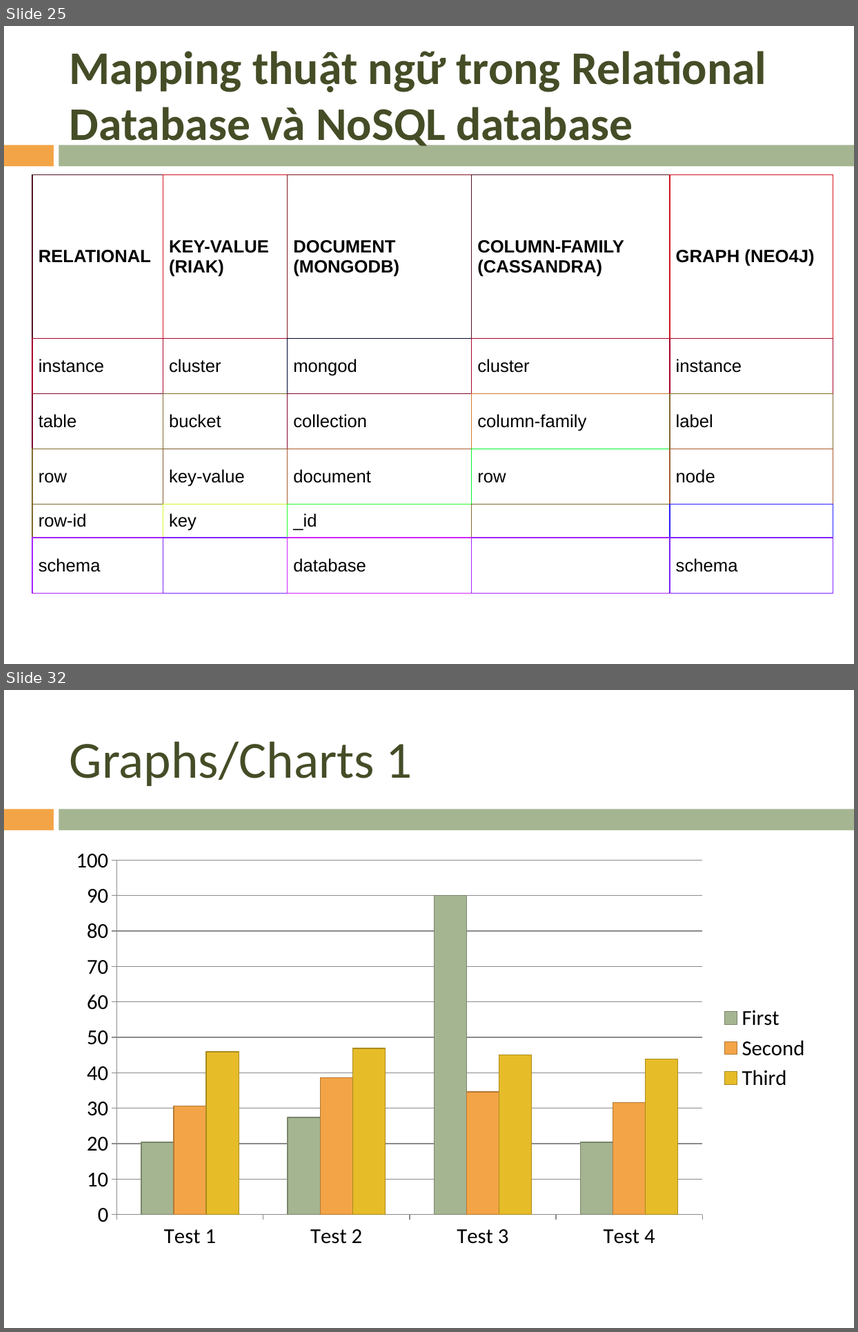
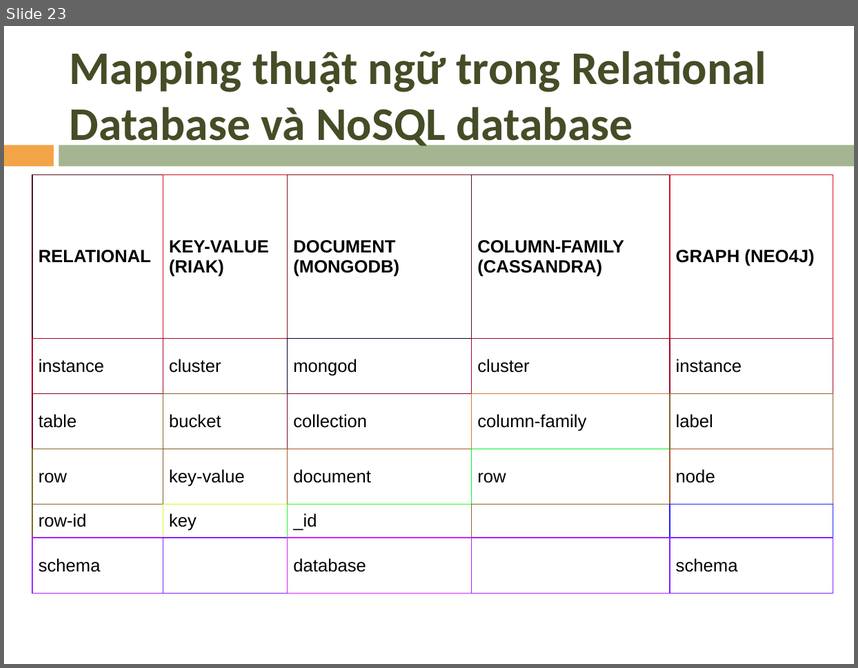
Before and after one commit to mrviit/notes, a slide deck: pp_template/nonsql/NoSQL.pptx. Shown one above the other, each under a label of ours: slides 25 and 32 before the commit, slide 23 after it; the slides between them are not shown. The pictures are 858x1332 and 858x668 pixels, drawn with LibreOffice and Linux fonts; fonts in the diff are those of the drawing; background and template pictures are left out. Boxes give left, top, right and bottom in pixels: in the first picture for what was removed or moved away, otherwise in the second. Text is boxed around its words. In the diff, an @@ line names an element or a change of style, - is before the commit and + after.

```diff
--- a/pp_template/nonsql/NoSQL.pptx
+++ b/pp_template/nonsql/NoSQL.pptx
@@ slide 32 removed at bbox=[4, 690, 854, 1328], background picture (left out); not listed: 2 template elements that a slide beside it also shows @@
@@ title removed at bbox=[70, 741, 412, 786] @@
-Graphs/Charts 1
@@ column chart removed at bbox=[61, 839, 819, 1257] @@
-categories: Test 1, Test 2, Test 3, Test 4
-First: 20, 27, 90, 20
-Second: 31, 39, 35, 32
-Third: 46, 47, 45, 44
@@ what was slide 25 is now slide 23 @@
```
Also in this commit, not shown: 2 slides changed, 12 slides added, 10 other slides removed, 4 other files.
